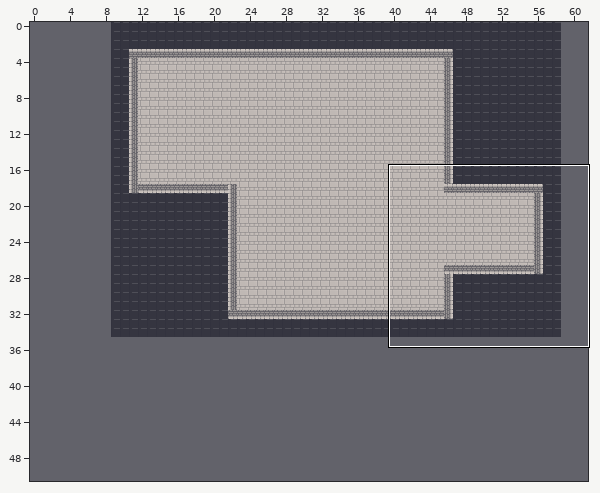
Level history. Tiled map: assets/tilemap/nivel2.tmx. Above: a wide view before the commit, with the close-up outlined.
Close-up. As it was:
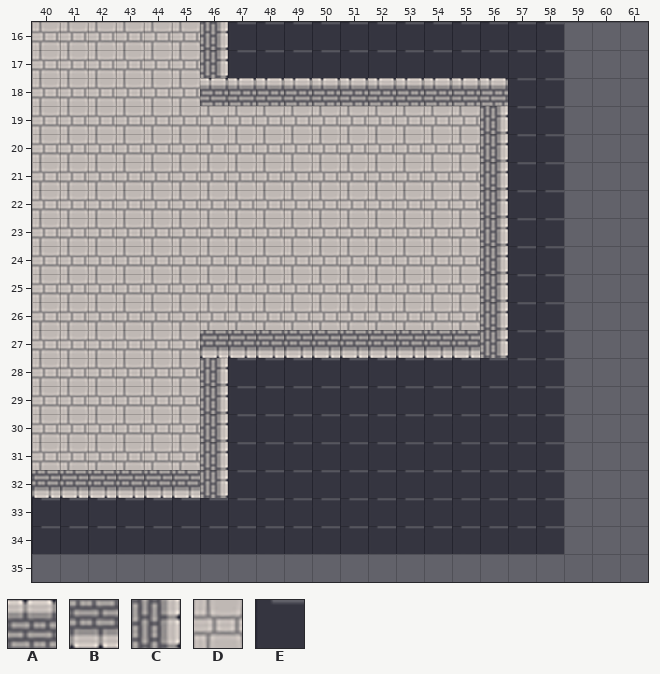
Cells are 60x60 px. Shown: x 40..61, y 16..35. The commit also changed other parts of the map, which this record leaves out. The old version is drawn lined up with the new one.
Key: from "dungeon": A 72, B 72 turned 180, C 72 turned 90, D 226, E 243.
_ is an empty cell.
Layer "paredes" before, first column x 40:
16 ______C_______________
17 ______C_______________
18 ______AAAAAAAAAAA_____
19 ________________C_____
20 ________________C_____
21 ________________C_____
22 ________________C_____
23 ________________C_____
24 ________________C_____
25 ________________C_____
26 ________________C_____
27 ______BBBBBBBBBBC_____
28 ______C_______________
29 ______C_______________
30 ______C_______________
31 ______C_______________
32 BBBBBBC_______________
33 ______________________
34 ______________________
35 ______________________
Layer "suelo" before, first column x 40:
16 DDDDDD_EEEEEEEEEEEE___
17 DDDDDD_EEEEEEEEEEEE___
18 DDDDDD___________EE___
19 DDDDDDDDDDDDDDDD_EE___
20 DDDDDDDDDDDDDDDD_EE___
21 DDDDDDDDDDDDDDDD_EE___
22 DDDDDDDDDDDDDDDD_EE___
23 DDDDDDDDDDDDDDDD_EE___
24 DDDDDDDDDDDDDDDD_EE___
25 DDDDDDDDDDDDDDDD_EE___
26 DDDDDDDDDDDDDDDD_EE___
27 DDDDDD___________EE___
28 DDDDDD_EEEEEEEEEEEE___
29 DDDDDD_EEEEEEEEEEEE___
30 DDDDDD_EEEEEEEEEEEE___
31 DDDDDD_EEEEEEEEEEEE___
32 _______EEEEEEEEEEEE___
33 EEEEEEEEEEEEEEEEEEE___
34 EEEEEEEEEEEEEEEEEEE___
35 ______________________
The result:
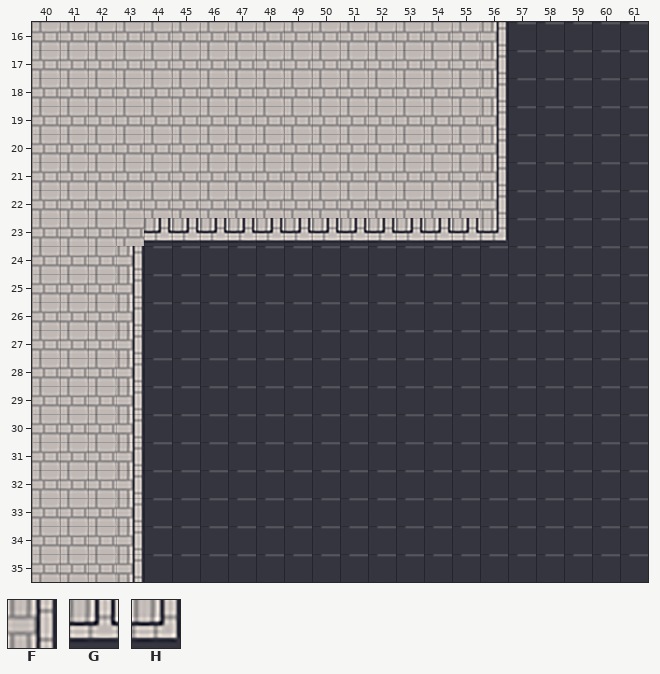
Further tiles: from "dungeon": F 228, G 255, H 256.
The edit:
map size 50x35 -> 62x51 cells (old content now starts at 9,0; both pictures use the new coordinates)
Layer "paredes":
y 16..17: x 46 C -> _; x 56 _ -> F
y 18: x 46..56 AAAAAAAAAAA -> __________F
y 19..22: x 56 C -> F
y 23: x 44..56 ____________C -> GGGGGGGGGGGGH
y 24..26: x 43 _ -> F; x 56 C -> _
y 27: x 43 _ -> F; x 46..56 BBBBBBBBBBC -> ___________
y 28..31: x 43 _ -> F; x 46 C -> _
y 32: x 40..46 BBBBBBC -> ___F___
y 33..35: x 43 _ -> F
Layer "suelo":
y 16..17: x 46..56 _EEEEEEEEEE -> DDDDDDDDDD_; x 59..61 ___ -> EEE
y 18: x 46..55 __________ -> DDDDDDDDDD; x 59..61 ___ -> EEE
y 19..22: x 59..61 ___ -> EEE
y 23: x 44..55 DDDDDDDDDDDD -> ____________; x 59..61 ___ -> EEE
y 24..26: x 43..56 DDDDDDDDDDDDD_ -> _EEEEEEEEEEEEE; x 59..61 ___ -> EEE
y 27: x 43..56 DDD___________ -> _EEEEEEEEEEEEE; x 59..61 ___ -> EEE
y 28..31: x 43..46 DDD_ -> _EEE; x 59..61 ___ -> EEE
y 32: x 40..42 ___ -> DDD; x 44..46 ___ -> EEE; x 59..61 ___ -> EEE
y 33..34: x 40..43 EEEE -> DDD_; x 59..61 ___ -> EEE
y 35: x 40..42 ___ -> DDD; x 44..61 __________________ -> EEEEEEEEEEEEEEEEEE
